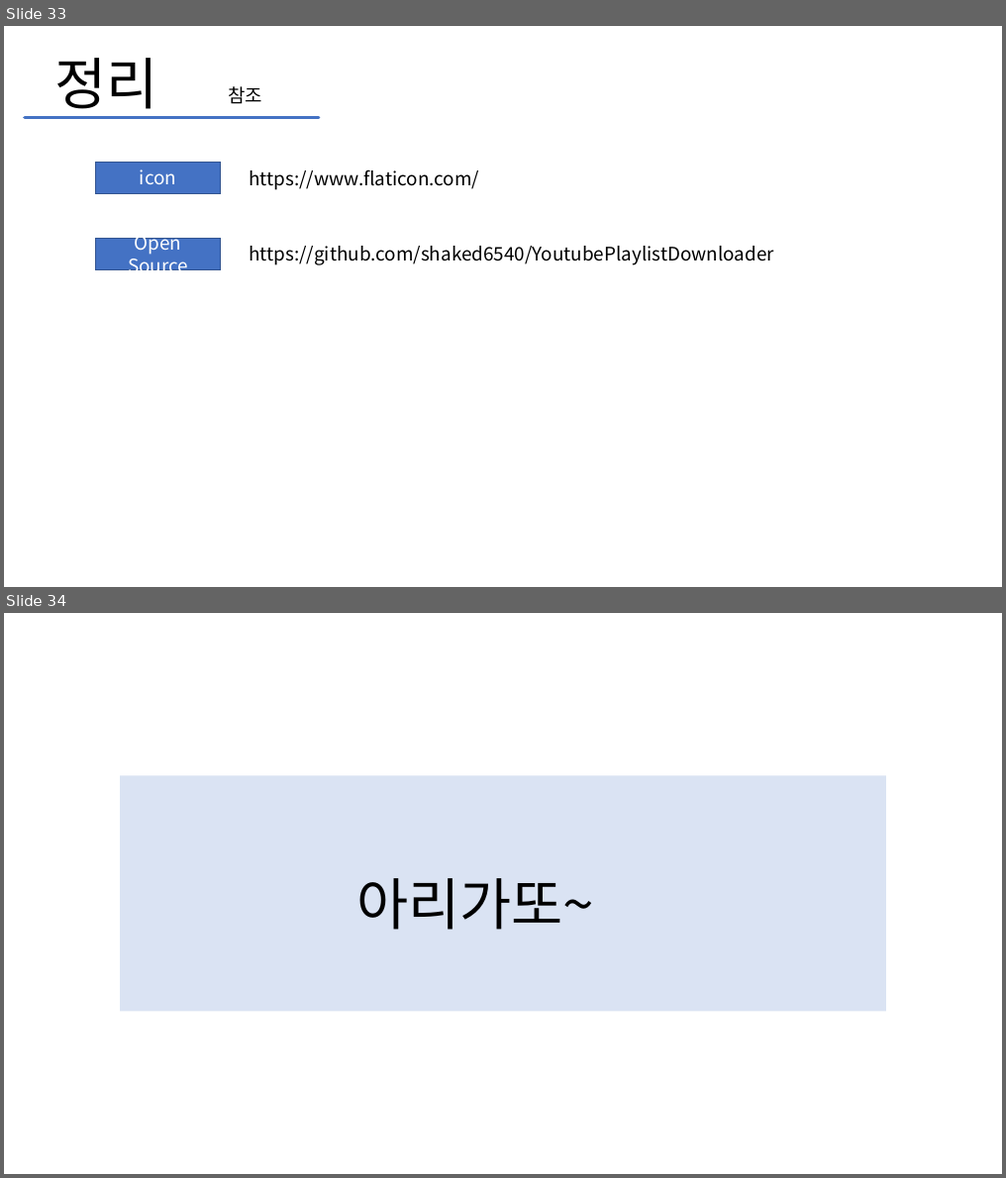
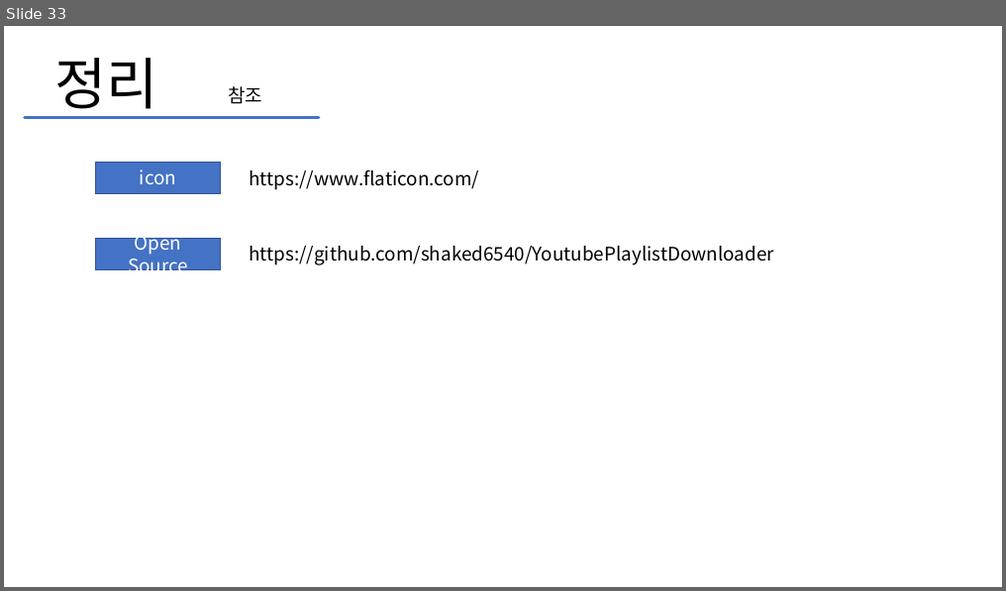
Before and after one commit to Thejiney/1stPersonalProject, a slide deck: 스마트팩토리혁신을 위한 AI 솔루션 개발자 양성과정 1st personal.pptx. Shown one above the other, each under a label of ours: slides 33 and 34 before the commit, slide 33 after it. The pictures are 1006x1178 and 1006x591 pixels, drawn with LibreOffice and Linux fonts; fonts in the diff are those of the drawing. Boxes give left, top, right and bottom in pixels: in the first picture for what was removed or moved away, otherwise in the second. Text is boxed around its words. In the diff, an @@ line names an element or a change of style, - is before the commit and + after.

```diff
--- a/스마트팩토리혁신을 위한 AI 솔루션 개발자 양성과정 1st personal.pptx
+++ b/스마트팩토리혁신을 위한 AI 솔루션 개발자 양성과정 1st personal.pptx
@@ slide 34 removed at [4, 613, 1002, 1174], background #FFFFFF @@
@@ rectangle removed at [120, 776, 887, 1012] @@
@@ text removed at [356, 878, 594, 930] @@
-아리가또~
```
Also in this commit, not shown: 1 slide added, 11 other files.
